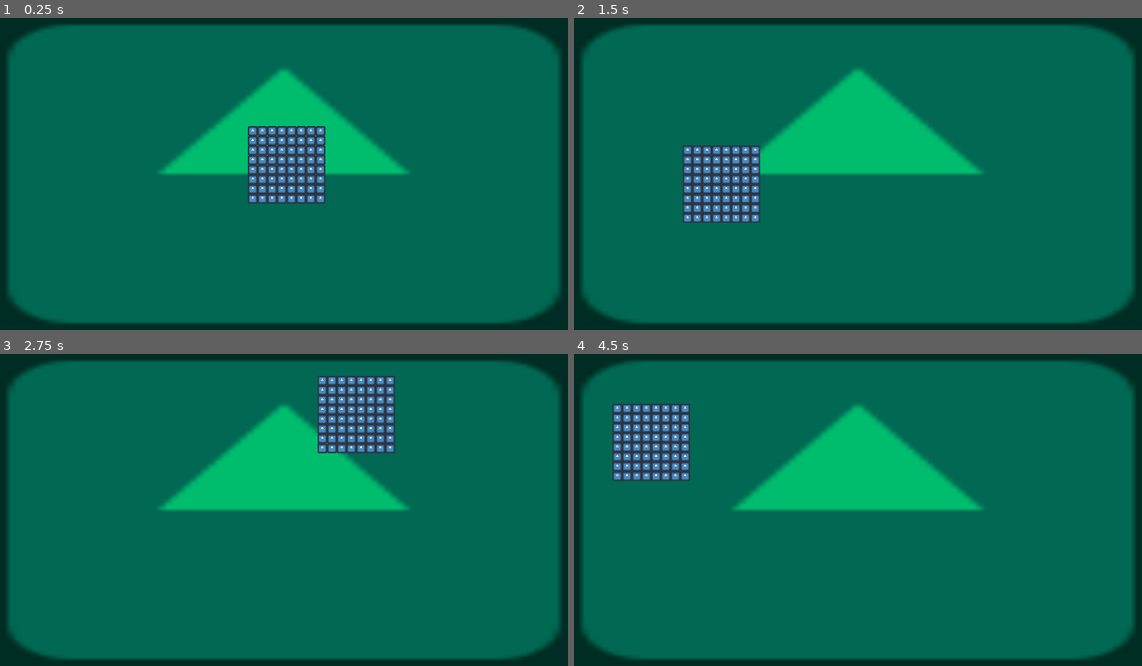
Above: before the commit, frames 1-4 (two rows, left to right).
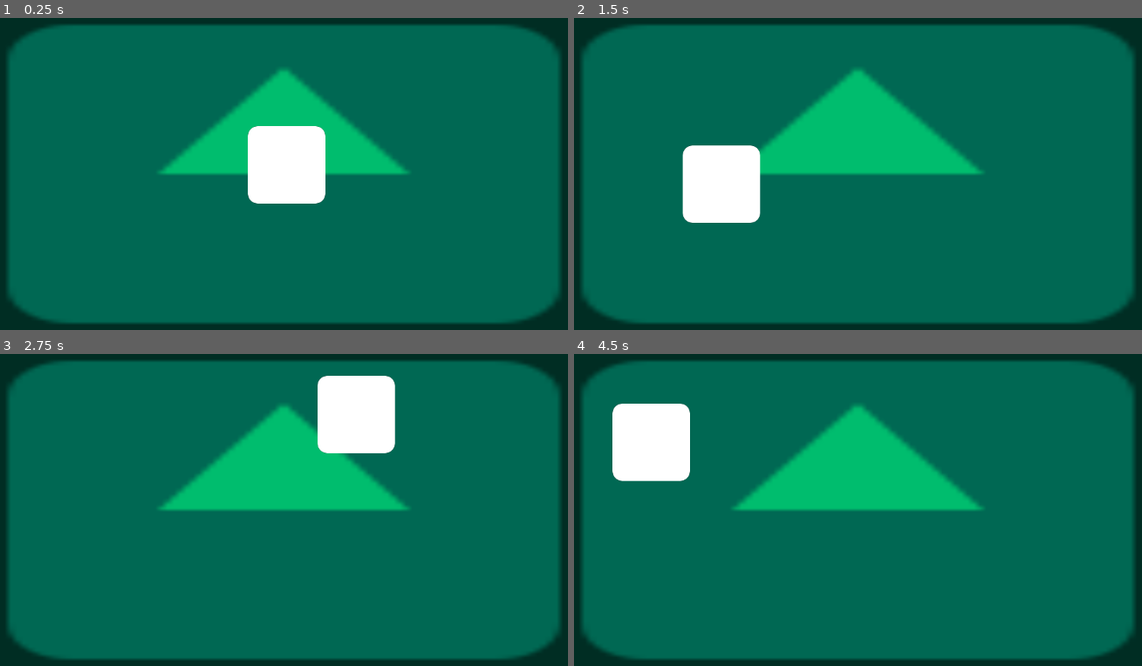
Above: after the commit, the same moments.

Repository: Cuckhands/pong-shaders
Game: Godot game, scene res://scenes/world.tscn
Two runs of this game, one before a commit and one after it. Both use one fixed random seed, a clock stepped at 60 frames per second and the inputs below. The project has no main scene, so this scene is started directly. The engine's default icon, where the game draws it, is replaced by a stand-in: a white triangle on a blue panel in a dark square.
Inputs (mouse positions are in pixels of both pictures, inside the frame that each line leads up to):
- Up to frame 1 (0.25 s): no input
- Up to frame 2 (1.5 s): tap Enter at 0.5 s; move the mouse to (1011, 145) at 0.52 s; tap Space at 1.25 s; move the mouse to (721, 183) at 1.27 s
- Up to frame 3 (2.75 s): tap Enter at 2 s; move the mouse to (357, 413) at 2.02 s
- Up to frame 4 (4.5 s): tap Space at 2.75, 4.25 s; move the mouse to (823, 578) at 2.77 s; tap Enter at 3.5 s; move the mouse to (1068, 559) at 3.52 s; move the mouse to (653, 441) at 4.27 s

The runs differ from the first frame. In frame 1, 3.3% of the frame differs, in the area x 43-58%, y 34-60%; in frame 2, 3.4%, in the area x 19-33%, y 40-66%; in frame 3, 3.3%; in frame 4, 3.4%.

Commit message:
Implement working unmoving plaid effect

Diff:
--- /dev/null
+++ b/scenes/unmoving_plaid.tscn
@@ -0,0 +1,21 @@
+[gd_scene format=3 uid="uid://b1gfxpixwf6by"]
+
+[ext_resource type="Script" uid="uid://d2a0u0go22r3w" path="res://scripts/cursor_follow.gd" id="1_y17ke"]
+[ext_resource type="Shader" uid="uid://bs5p5f02ke0hv" path="res://shaders/unmoving_plaid.gdshader" id="2_snrh7"]
+[ext_resource type="Texture2D" uid="uid://co5h537ul2jc2" path="res://sprites/Norman_Bulb.PNG" id="3_46c38"]
+[ext_resource type="Texture2D" uid="uid://s8014gxv15q7" path="res://sprites/icon.svg" id="3_y17ke"]
+
+[sub_resource type="ShaderMaterial" id="ShaderMaterial_qfer5"]
+shader = ExtResource("2_snrh7")
+shader_parameter/background_texture = ExtResource("3_46c38")
+shader_parameter/texture_size = Vector2(256, 256)
+shader_parameter/tile_scale = 1.0
+
+[node name="UnmovingPlaid" type="Node2D" unique_id=1604620994]
+
+[node name="Sprite2D" type="Sprite2D" parent="." unique_id=1412076616]
+material = SubResource("ShaderMaterial_qfer5")
+texture = ExtResource("3_y17ke")
+script = ExtResource("1_y17ke")
+
+[node name="Camera2D" type="Camera2D" parent="." unique_id=271812302]
--- a/scripts/cursor_follow.gd
+++ b/scripts/cursor_follow.gd
@@ -1,21 +1,13 @@
-extends Sprite2D
-
-func set_shader_position(new_pos: Vector2):
-	if material is ShaderMaterial:
-		material.set_shader_parameter("position", new_pos)
+extends Node2D
 
 # Called when the node enters the scene tree for the first time.
-func _ready() -> void:
-	# if I have a shader,
+func _ready():
 	if material is ShaderMaterial:
-		# make sure changes to it don't affect others using this same material
 		material = material.duplicate()
-
-
+		var bg_tex = material.get_shader_parameter("background_texture")
+		if bg_tex:
+			material.set_shader_parameter("texture_size", bg_tex.get_size())
 
 # Called every frame. 'delta' is the elapsed time since the previous frame.
 func _process(_delta: float) -> void:
 	position = get_global_mouse_position()
-
-	if material is ShaderMaterial:
-		set_shader_position(global_position)
--- a/shaders/unmoving_plaid.gdshader
+++ b/shaders/unmoving_plaid.gdshader
@@ -1,22 +1,18 @@
 shader_type canvas_item;
 
-instance uniform vec2 position = vec2(0); // Global position of the sprite
-uniform vec2 scale = vec2(1); // Scale of the sprite
-uniform vec2 offset = vec2(0); // Offset in pixels
-
-uniform bool regionEnabled = false; // Enable Sprite Region
-uniform vec2 regionPosition = vec2(0); // Region Sprite Position
-uniform vec2 regionSize = vec2(16); // Region Sprite Size
+uniform sampler2D background_texture;
+uniform vec2 texture_size = vec2(256.0);
+uniform float tile_scale = 1.0;
 
 void fragment() {
-	vec2 uv = UV + (position + offset) * TEXTURE_PIXEL_SIZE / scale;
-	if (regionEnabled) {
-		uv -= regionPosition * TEXTURE_PIXEL_SIZE;
-		uv = mod(uv * scale, regionSize * TEXTURE_PIXEL_SIZE) + regionPosition * TEXTURE_PIXEL_SIZE;
-	}
-	else {
-		uv = mod(uv * scale, 1.0);
-	}
+	// Get absolute screen pixel coordinate
+	vec2 screen_pixel = SCREEN_UV * (1.0 / SCREEN_PIXEL_SIZE);
 
-	COLOR = texture(TEXTURE, uv);
+	// Tile the background
+	vec2 bg_uv = screen_pixel / texture_size * tile_scale;
+	bg_uv = fract(bg_uv);
+
+	vec4 bg_color = texture(background_texture, bg_uv);
+	float mask = texture(TEXTURE, UV).a;
+	COLOR = mix(vec4(0.0), bg_color, mask);
 }
